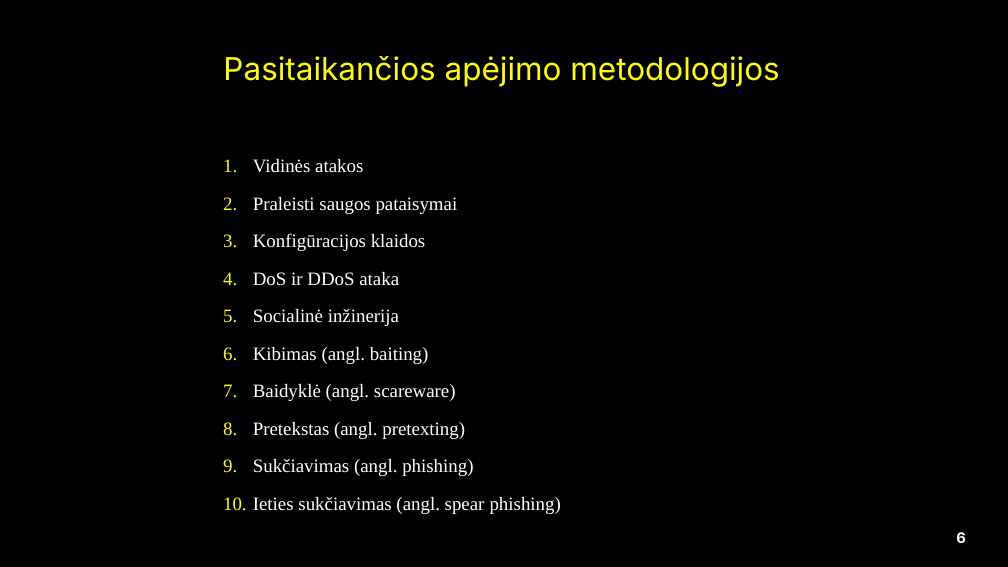
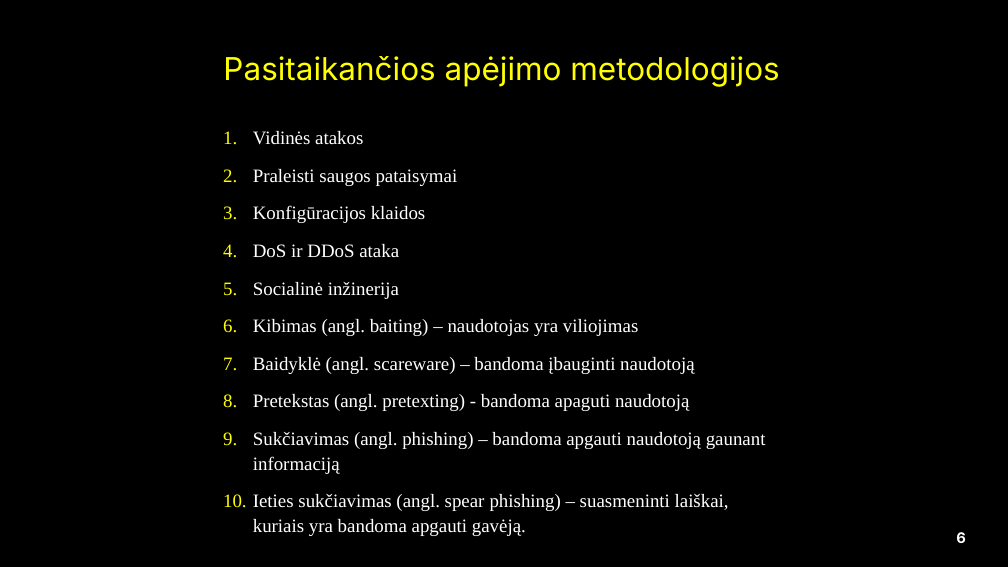
Before and after one commit to EligijusK/KTU, a slide deck: slide 6 of Saugos Magistro studijos/Referato pristatymas.pptx. Drawn at 1008x567 pixels with LibreOffice and Linux fonts; fonts in the diff are those of the drawing; background and template pictures are left out. Boxes give left, top, right and bottom in pixels: in the first picture for what was removed or moved away, otherwise in the second. Text is boxed around its words. In the diff, an @@ line names an element or a change of style, - is before the commit and + after.

```diff
--- a/Saugos Magistro studijos/Referato pristatymas.pptx
+++ b/Saugos Magistro studijos/Referato pristatymas.pptx
@@ text "Vidinės atakos": place and size @@
-text "Vidinės atakos" at <box>253,159,561,514</box>
+text "Vidinės atakos" at <box>253,131,766,511</box>
@@ text at <box>253,319,766,511</box>: text changed @@
-6. Kibimas (angl. baiting)
-7. Baidyklė (angl. scareware)
-8. Pretekstas (angl. pretexting)
-9. Sukčiavimas (angl. phishing)
-10. Ieties sukčiavimas (angl. spear phishing)
+6. Kibimas (angl. baiting) – naudotojas yra viliojimas
+7. Baidyklė (angl. scareware) – bandoma įbauginti naudotoją
+8. Pretekstas (angl. pretexting) - bandoma apaguti naudotoją
+9. Sukčiavimas (angl. phishing) – bandoma apgauti naudotoją gaunant informaciją
+10. Ieties sukčiavimas (angl. spear phishing) – suasmeninti laiškai, kuriais yra bandoma apgauti gavėją.
```
Also in this commit, not shown: 1 other slide changed, 12 other files.
